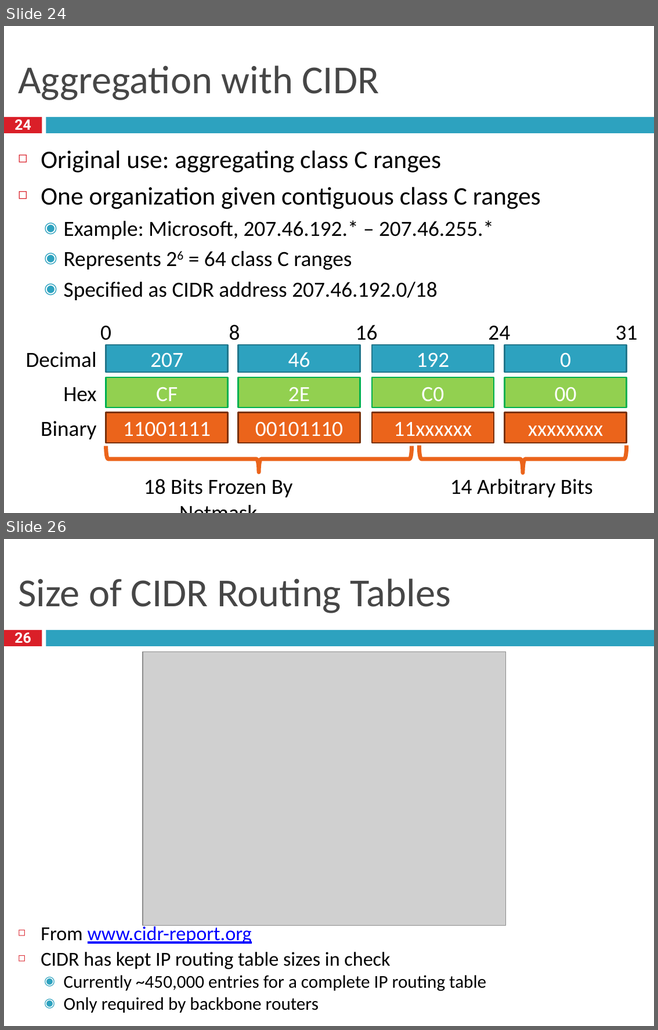
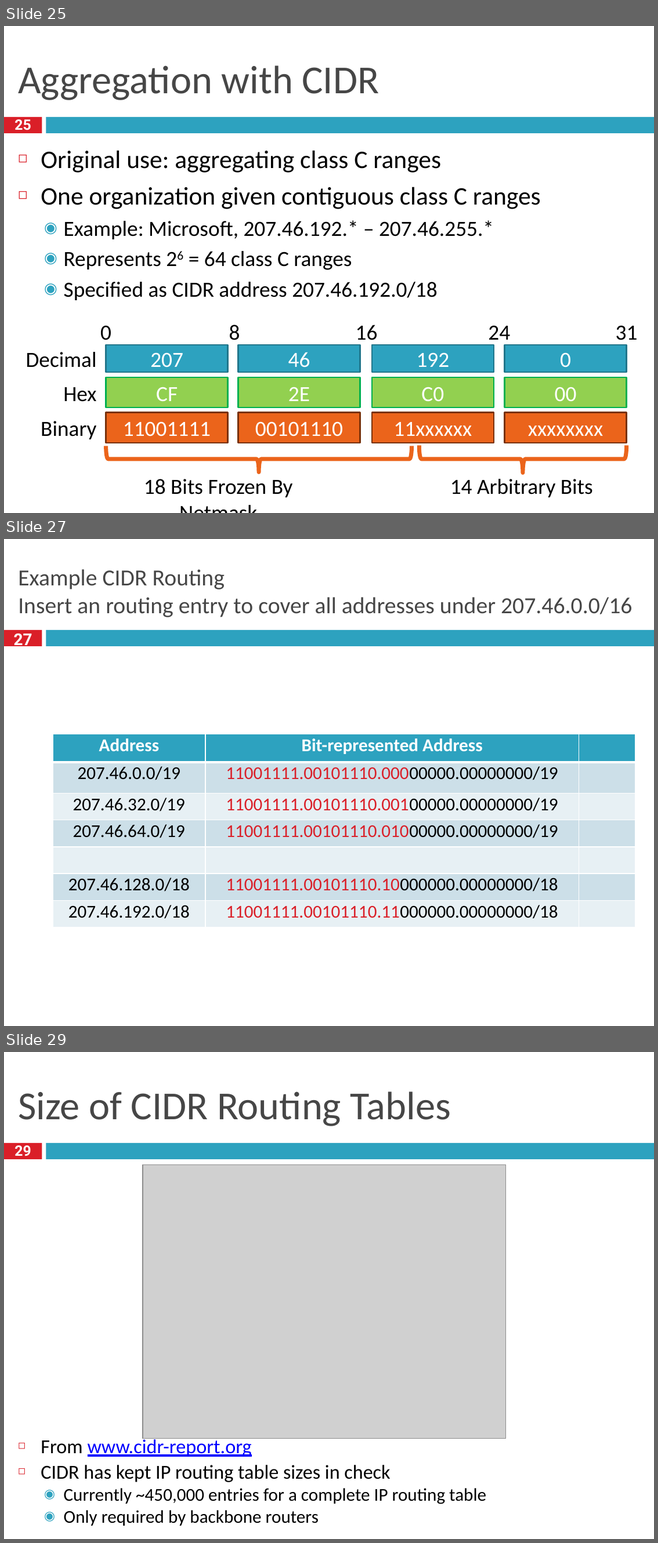
Before and after one commit to taejoong/taejoong.github.io, a slide deck: courses/csci-351/handouts/8-Network.pptx. Shown one above the other, each under a label of ours: slides 24 and 26 before the commit, slides 25, 27 and 29 after it; the slides between them are not shown. The pictures are 658x1030 and 658x1543 pixels, drawn with LibreOffice and Linux fonts; fonts in the diff are those of the drawing; grey boxes stand for pictures. Boxes give left, top, right and bottom in pixels: in the first picture for what was removed or moved away, otherwise in the second. Text is boxed around its words. In the diff, an @@ line names an element or a change of style, - is before the commit and + after.

```diff
--- a/courses/csci-351/handouts/8-Network.pptx
+++ b/courses/csci-351/handouts/8-Network.pptx
@@ slide 27 added at [4, 539, 654, 1026], background #FFFFFF; not listed: 2 template elements that a slide beside it also shows @@
@@ title added at [18, 569, 632, 617], 25.5 pt, text #464646 @@
+Example CIDR Routing
+Insert an routing entry to cover all addresses under 207.46.0.0/16
@@ page number added at [14, 634, 32, 649], 18 pt, text #FFFFFF, bold @@
+27
@@ table added at [53, 734, 636, 925], 7 rows, 3 columns @@
+Address | Bit-represented Address | 
+207.46.0.0/19 | 11001111.00101110.00000000.00000000/19 | 
+207.46.32.0/19 | 11001111.00101110.00100000.00000000/19 | 
+207.46.64.0/19 | 11001111.00101110.01000000.00000000/19 | 
+ |  | 
+207.46.128.0/18 | 11001111.00101110.10000000.00000000/18 | 
+207.46.192.0/18 | 11001111.00101110.11000000.00000000/18 | 
@@ what was slide 24 is now slide 25 @@
@@ page number at [14, 119, 31, 134]: text changed @@
-24
+25
@@ what was slide 26 is now slide 29 @@
@@ page number at [14, 1145, 31, 1160]: text changed @@
-26
+29
```
Also in this commit, not shown: 4 slides changed, 2 other slides added, 2 slides removed, 2 other files.
